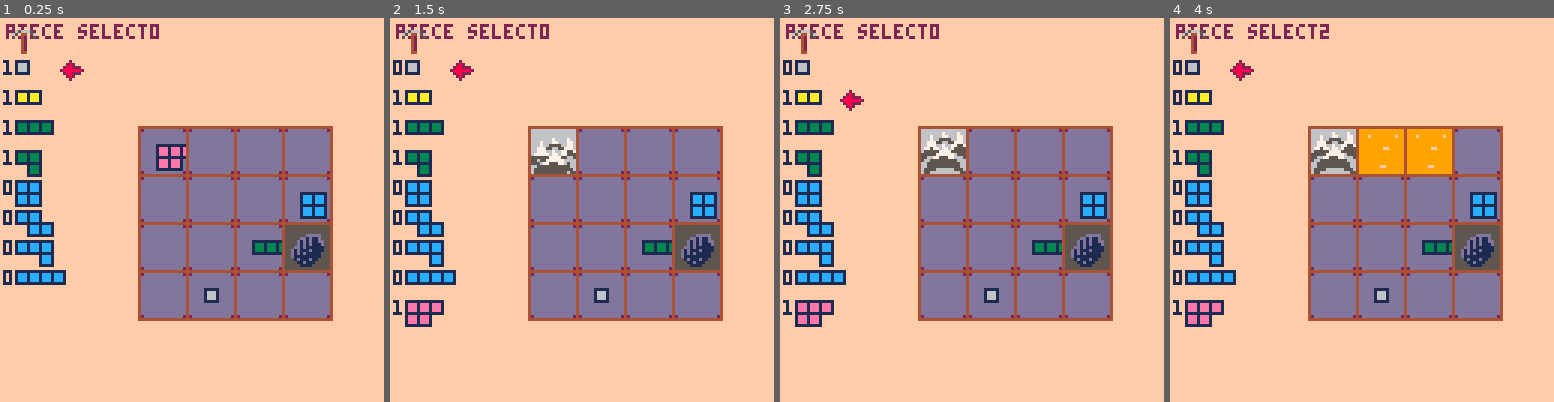
Above: before the commit, frames 1-4 (left to right).
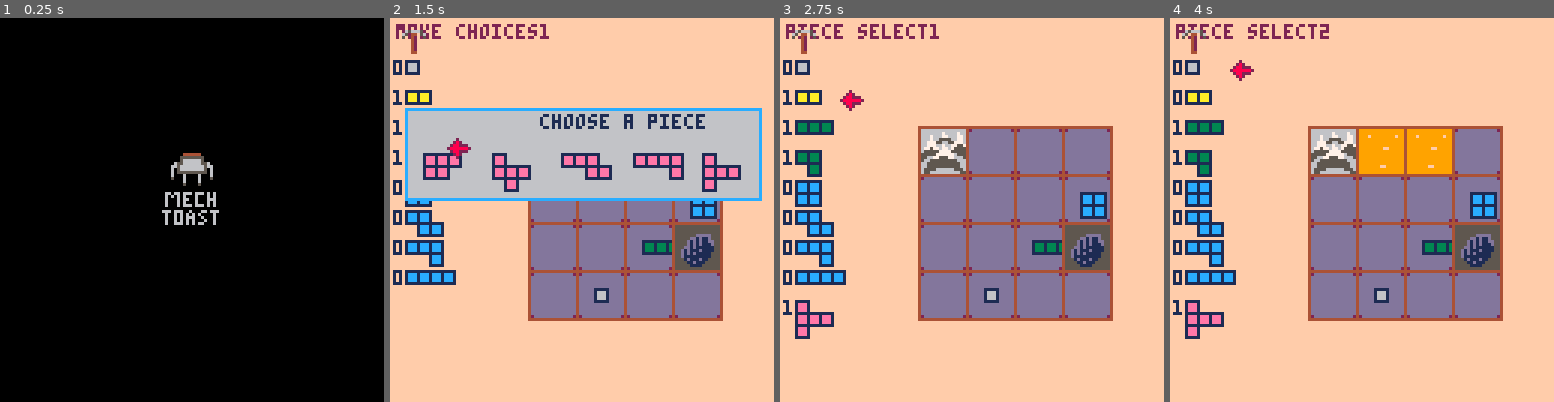
Above: after the commit, the same moments.

Repository: m-r-hunt/Pico-8-Carts
Game: PICO-8 cartridge bprk.p8
The game is run twice, just before and just after one commit, with the same random seed, the same clock (stepped at 60 frames per second) and the same inputs.
Inputs:
- Up to frame 1 (0.25 s): no input
- Up to frame 2 (1.5 s): tap O (Z key) at 0.33, 0.7, 1.43 s; tap X (X key) at 1.07 s
- Up to frame 3 (2.75 s): hold Left 1.97-2.37 s; tap X (X key) at 2.07, 2.4, 2.73 s; tap O (Z key) at 2.22 s; hold Down from 2.42 s (still down)
- Up to frame 4 (4 s): release Down at 2.82 s; hold Right 2.87-3.53 s; tap X (X key) at 3.07, 3.4, 3.73 s; tap O (Z key) at 3.1, 3.98 s; hold Up from 3.58 s (still down)

The runs differ from the first frame. In frame 1, 100% of the frame differs, in the area x 0-100%, y 0-100%; in frame 2, 23%; in frame 3, 0.5%; in frame 4, 0.4%.

Commit message:
Some comments, add intro

Diff:
--- a/bprk.p8
+++ b/bprk.p8
@@ -1,6 +1,25 @@
 pico-8 cartridge // http://www.pico-8.com
 version 18
 __lua__
+ibase=192
+isfx=0
+function intro()
+	local i=0
+	sfx(isfx)
+	while(btn()==0)do
+		cls()
+		spr(ibase+0,52,40,2,2)
+		spr(ibase+18,68,48)
+		spr(ibase+32,54,57,3,2)
+		if(i>10)spr(ibase+2,60,40)
+		flip()
+		i+=1
+		if(i>90)break
+	end
+	flip()
+end
+intro()
+
 piece_pool={}
 
 piece_defs={
@@ -460,7 +479,11 @@
 
 function _draw()
 	cls(15)
+
+	--debug
 	print(mode..pr,2,2,2)
+
+	--draw piece pool
 	for i=1,regpend do
 		local ybase=10*(i)+4
 		draw_piece_preview(i,5,ybase)
@@ -488,6 +511,8 @@
 			ybase+=10
 		end
 	end
+
+	--draw main grid
 	for y=1,4 do
 		for x=1,4 do
 			sn=grid[y][x]
@@ -500,6 +525,8 @@
 	end
 	line(gridx+16,gridy+5*16,gridx+5*16,gridy+5*16,4)
 	line(gridx+5*16,gridy+16,gridx+5*16,gridy+5*16,4)
+
+	--draw cursors for placing piece/deleting square
 	if mode=="piece place" then
 		draw_piece(selected_piece,gridx+px*16-2,gridy+py*16-2)
 		rect(gridx+px*16,gridy+py*16,gridx+px*16+2,gridy+py*16+2,4)
Not shown, changed: 152 lines of the sprite sheet (__gfx__) section of bprk.p8
Not shown, changed: the sound effects (__sfx__) section of bprk.p8
